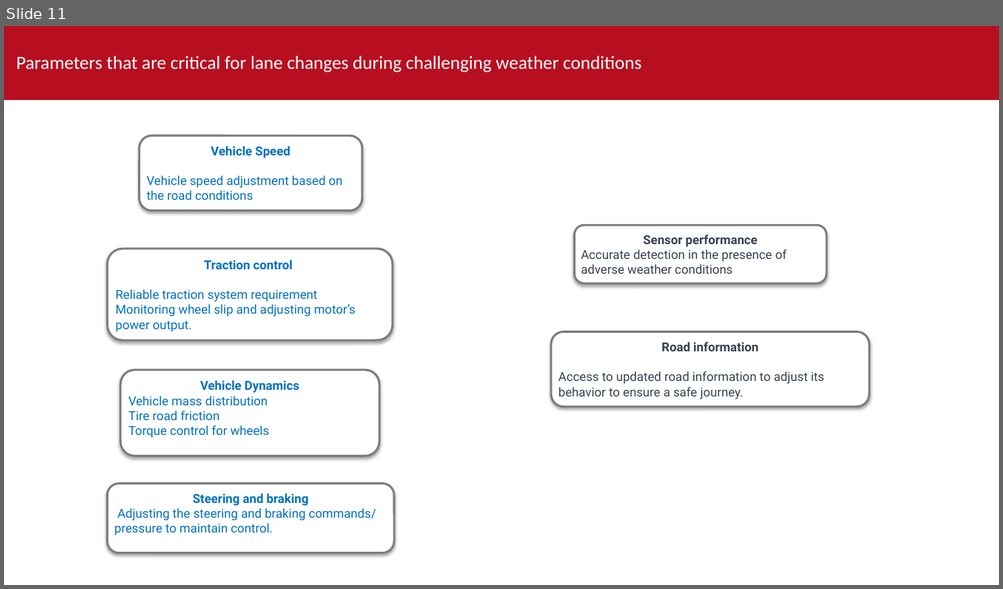
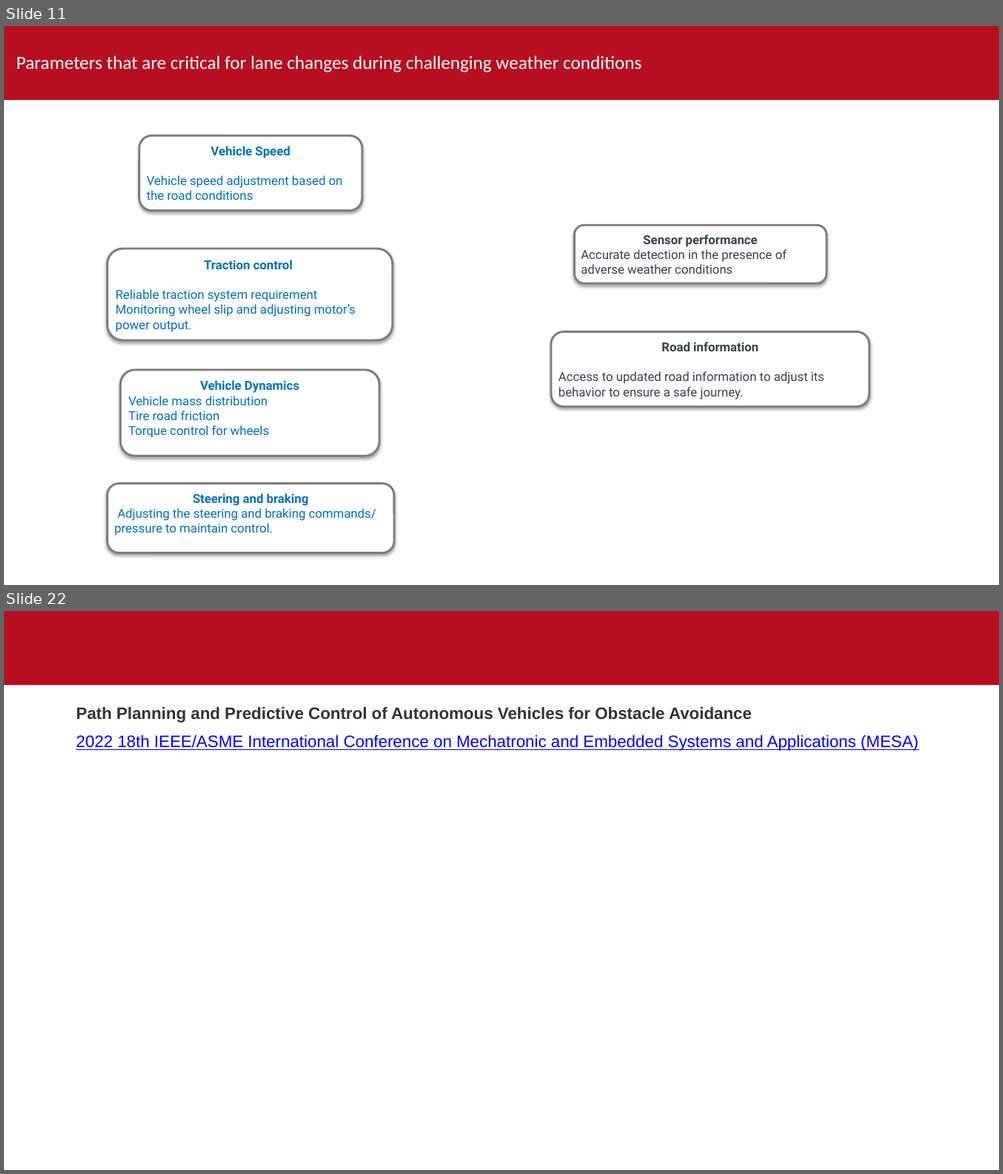
Before and after one commit to sandeepsulake96/Highway-motion-planning-using-artificial-potential-fields-with-environment-uncertainities, a slide deck: Thesis_outline.pptx. Shown one above the other, each under a label of ours: slide 11 before the commit, slides 11 and 22 after it; the slides between them are not shown. The pictures are 1003x589 and 1003x1174 pixels, drawn with LibreOffice and Linux fonts; fonts in the diff are those of the drawing; background and template pictures are left out. Boxes give left, top, right and bottom in pixels: in the first picture for what was removed or moved away, otherwise in the second. Text is boxed around its words. In the diff, an @@ line names an element or a change of style, - is before the commit and + after.

```diff
--- a/Thesis_outline.pptx
+++ b/Thesis_outline.pptx
@@ slide 22 added at (4,611,999,1170), background #FFFFFF; not listed: 1 template element that a slide beside it also shows @@
@@ text added at (76,706,918,751), 16 pt, text #0000FF, underline @@
+Path Planning and Predictive Control of Autonomous Vehicles for Obstacle Avoidance
+2022 18th IEEE/ASME International Conference on Mechatronic and Embedded Systems and Applications (MESA)
```
Also in this commit, not shown: 4 slides changed, 6 other slides added, 8 other files.
